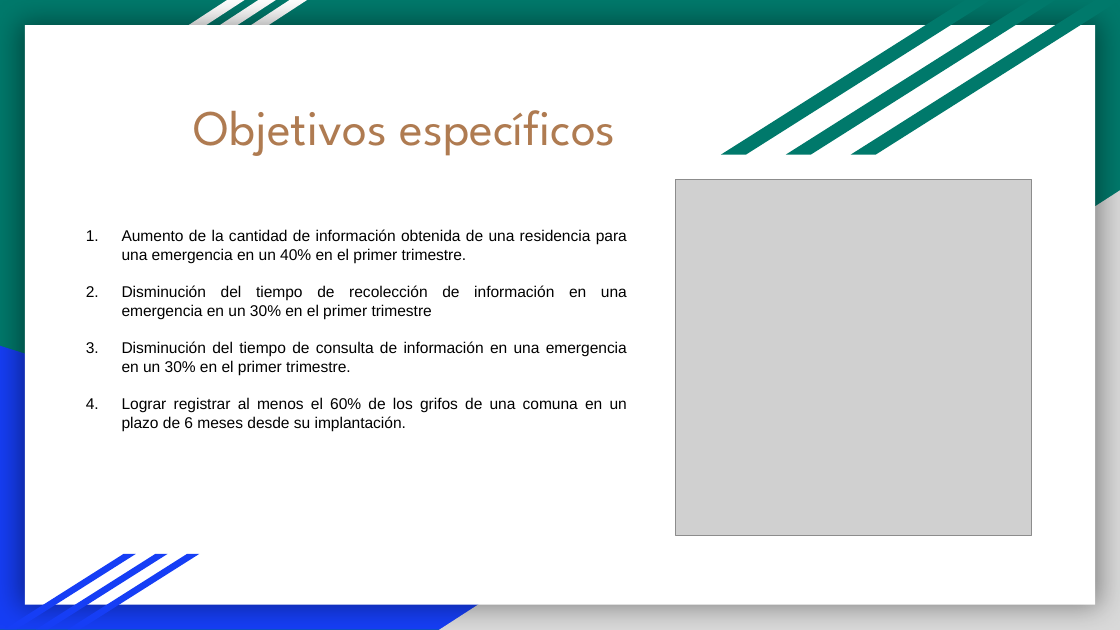
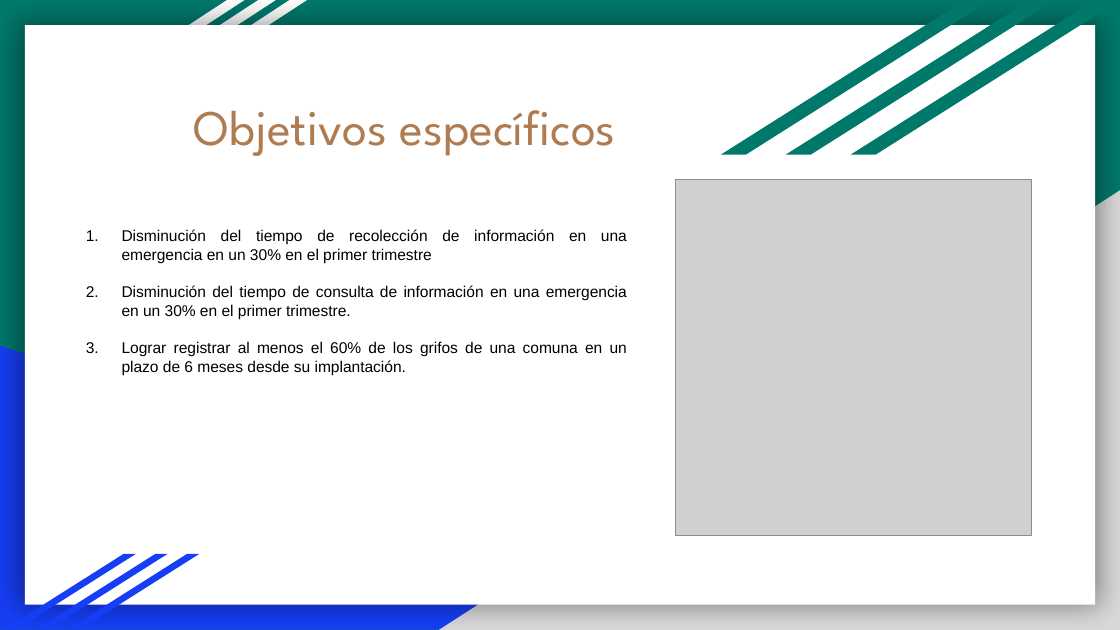
Before and after one commit to kfierroc/Capstone_G6_001, a slide deck: slide 7 of Fase 3/Presentación FINAL.pptx. Drawn at 1120x630 pixels with LibreOffice and Linux fonts; fonts in the diff are those of the drawing; grey boxes stand for pictures. Boxes give left, top, right and bottom in pixels: in the first picture for what was removed or moved away, otherwise in the second. Text is boxed around its words. In the diff, an @@ line names an element or a change of style, - is before the commit and + after.

```diff
--- a/Fase 3/Presentación FINAL.pptx
+++ b/Fase 3/Presentación FINAL.pptx
@@ text at [122,229,627,263]: paragraph removed @@
-1. Aumento de la cantidad de información obtenida de una residencia para una emergencia en un 40% en el primer trimestre.
```
Also in this commit, not shown: 2 other slides changed, 1 slide added, 1 slide removed, 20 other files.
